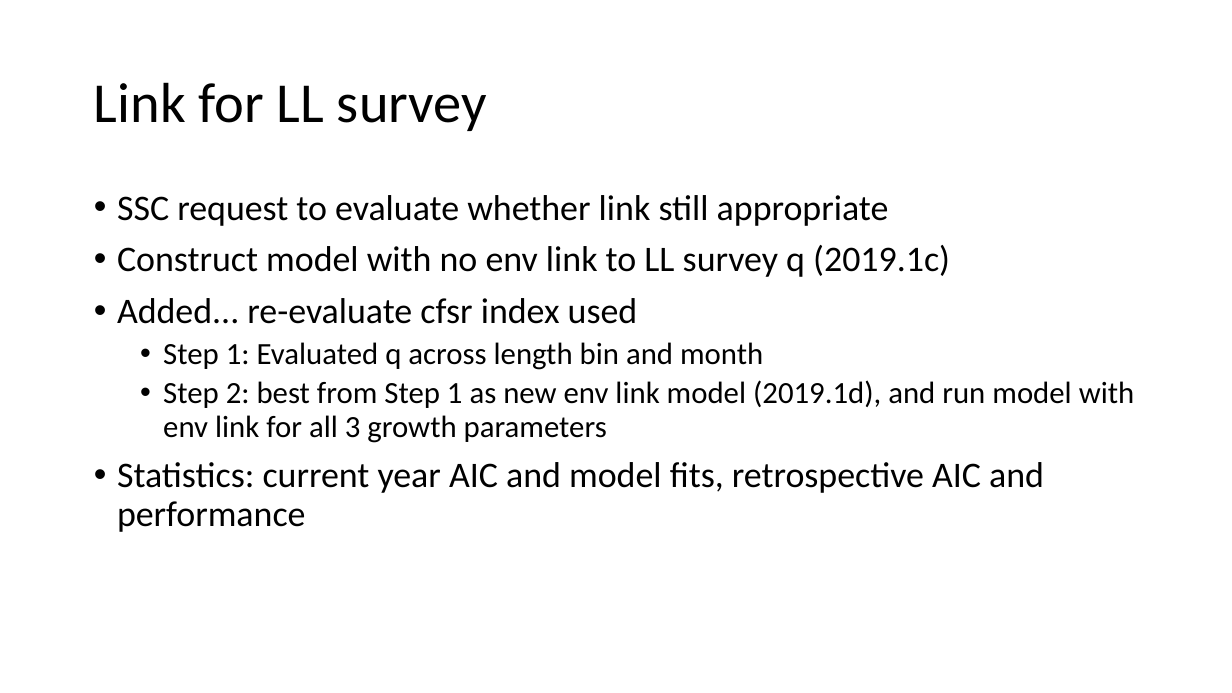
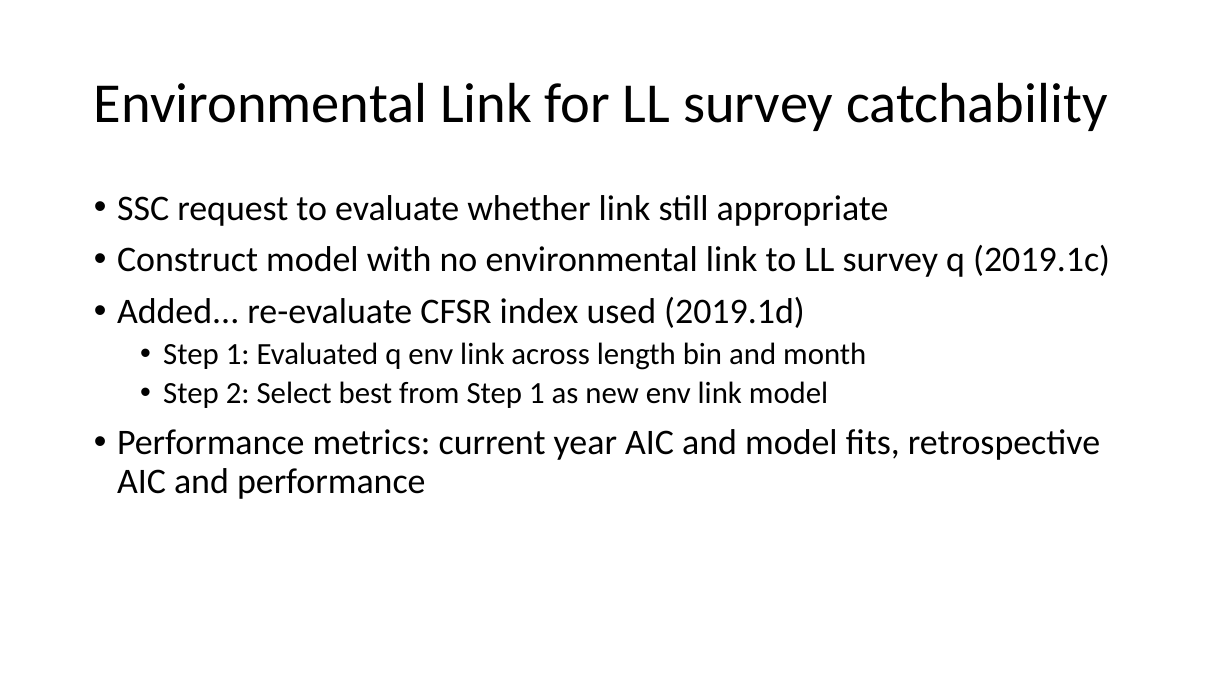
Before and after one commit to pete-hulson/goa_pcod, a slide deck: slide 7 of 2023/presentation/goa_pcod_sept23.pptx (slide 6 before the commit). Drawn at 1232x693 pixels with LibreOffice and Linux fonts; fonts in the diff are those of the drawing. Boxes give left, top, right and bottom in pixels: in the first picture for what was removed or moved away, otherwise in the second. Text is boxed around its words. In the diff, an @@ line names an element or a change of style, - is before the commit and + after.

```diff
--- a/2023/presentation/goa_pcod_sept23.pptx
+++ b/2023/presentation/goa_pcod_sept23.pptx
@@ title at (94, 82, 1108, 131): text changed @@
-Link for LL survey
+Environmental Link for LL survey catchability
@@ text at (117, 245, 1110, 499): text changed @@
-• Construct model with no env link to LL survey q (2019.1c)
-• Added... re-evaluate cfsr index used
-  • Step 1: Evaluated q across length bin and month
-  • Step 2: best from Step 1 as new env link model (2019.1d), and run model with env link for all 3 growth parameters
-• Statistics: current year AIC and model fits, retrospective AIC and performance
+• Construct model with no environmental link to LL survey q (2019.1c)
+• Added... re-evaluate CFSR index used (2019.1d)
+  • Step 1: Evaluated q env link across length bin and month
+  • Step 2: Select best from Step 1 as new env link model
+• Performance metrics: current year AIC and model fits, retrospective AIC and performance
```
Also in this commit, not shown: 9 other slides changed, 12 slides added, 5 other files.
